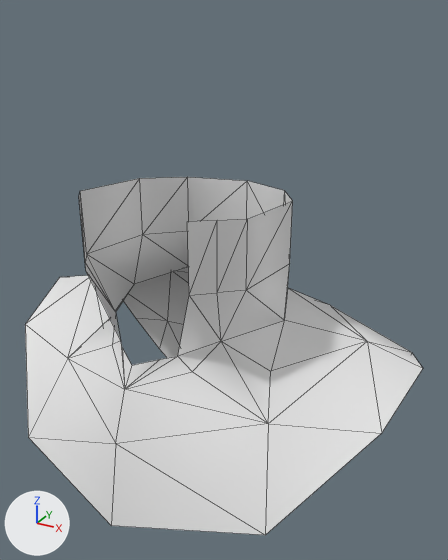
One commit to the COLLADA model art/meshes/props/helmet/byza_coif_open_face.dae: the scene before it, then after it.
Camera for both pictures: a camera (50 mm lens) standing at (0.663, -1.087, 4.308) and looking at (0.035, 0.054, 3.737). The axes (+X, +Y, +Z) are drawn at lower left. The lights are the same throughout. Mesh edges are drawn as thin lines.

Names of what the first picture shows: 'm_armor_tunic_short_004'.
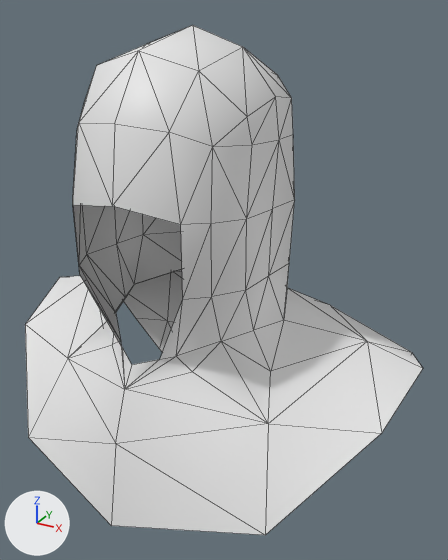
Location of each change, (x1, y1, x2, y2) in pixels of the pictures (448 x 560 px):
'm_armor_tunic_short_004', reshaped (42% taller): before (25, 177, 423, 535); after (25, 25, 423, 535)
part 1 of me_cube_025, built on: before (79, 177, 367, 389); after (73, 25, 367, 389)

The change, as a list of edits to the scene's bpy script:
```text
Change me_cube_025:
    used by ob_m_armor_tunic_short_004; location = (0.0, 0.0, 0.0)
    remove me_cube_025.from_pydata(...)  # 66 vertices, 98 faces; spans x -0.492..0.492, y -0.357..0.38, z 3.102..3.973
    add me_cube_025.from_pydata(...)  # 105 vertices, 184 faces; spans x -0.492..0.492, y -0.357..0.38, z 3.102..4.277
    me_cube_025 part 1
    19 vertices are removed from x -0.2..0.2, y -0.229..0.183, z 3.678..3.973
    45 faces are deleted
    6 vertices move from x -0.192..0.192, y -0.258..0.167, z 3.669..3.825 to x -0.19..0.19, y -0.258..0.167, z 3.669..3.825
    58 vertices are added at x -0.199..0.199, y -0.279..0.233, z 3.678..4.277
    131 new faces join them
```
